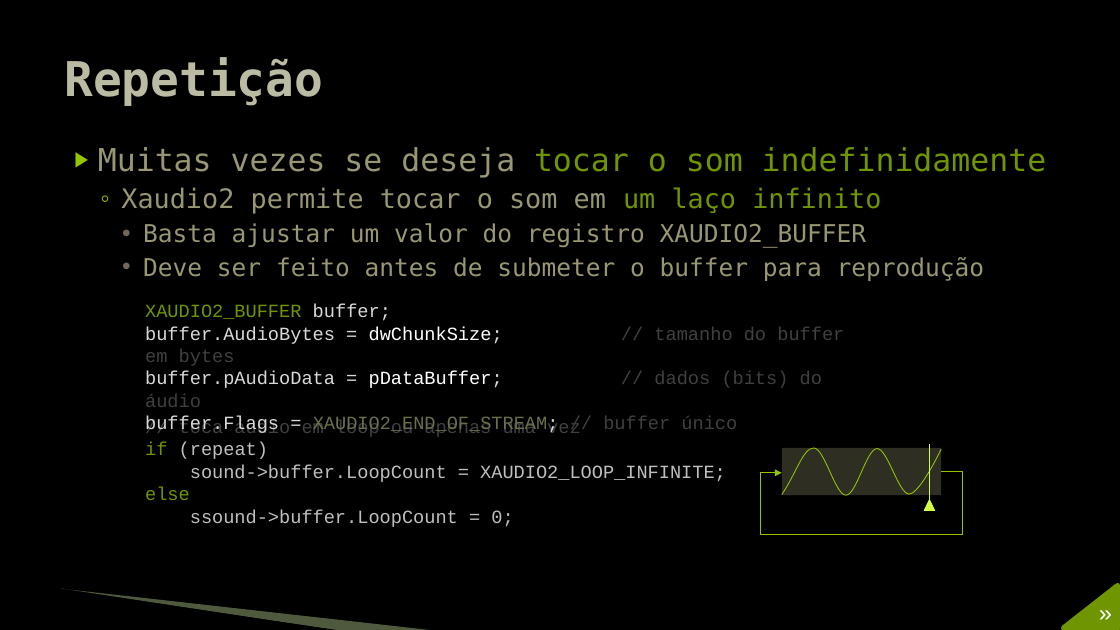
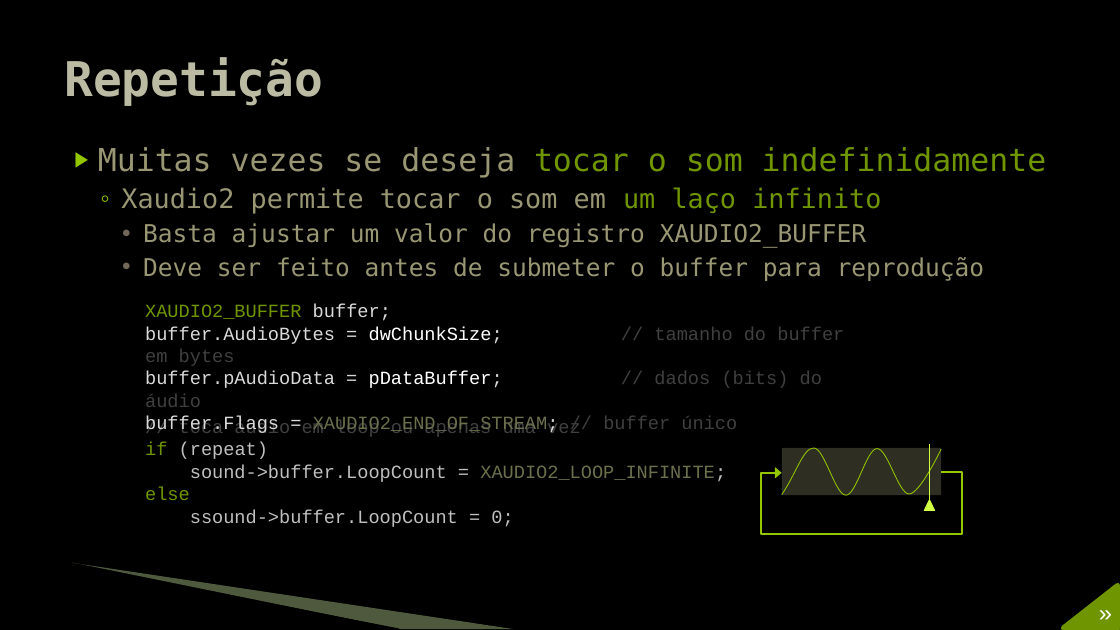
Before and after one commit to JudsonSS/Jogos, a slide deck: slide 11 of Slides/16. Controle do Áudio.pptx. Drawn at 1120x630 pixels with LibreOffice and Linux fonts; fonts in the diff are those of the drawing; background and template pictures are left out. Boxes give left, top, right and bottom in pixels: in the first picture for what was removed or moved away, otherwise in the second. Text is boxed around its words. In the diff, an @@ line names an element or a change of style, - is before the commit and + after.

```diff
--- a/Slides/16. Controle do Áudio.pptx
+++ b/Slides/16. Controle do Áudio.pptx
@@ text at [190, 465, 726, 482]: text colour #BFBFBF to #6C6F4C in "XAUDIO2_LOOP_INFINITE;" @@
@@ elbow arrow (941, 471) - (782, 473): stroke #94C600 0.75 pt to #94C600 1.5 pt @@
@@ freeform shape: place and size @@
-freeform shape at [60, 590, 340, 630]
+freeform shape at [71, 565, 400, 629]
@@ freeform shape: place and size @@
-freeform shape at [61, 589, 437, 630]
+freeform shape at [73, 563, 514, 629]
```
Also in this commit, not shown: 11 other slides changed, 1 other file.
